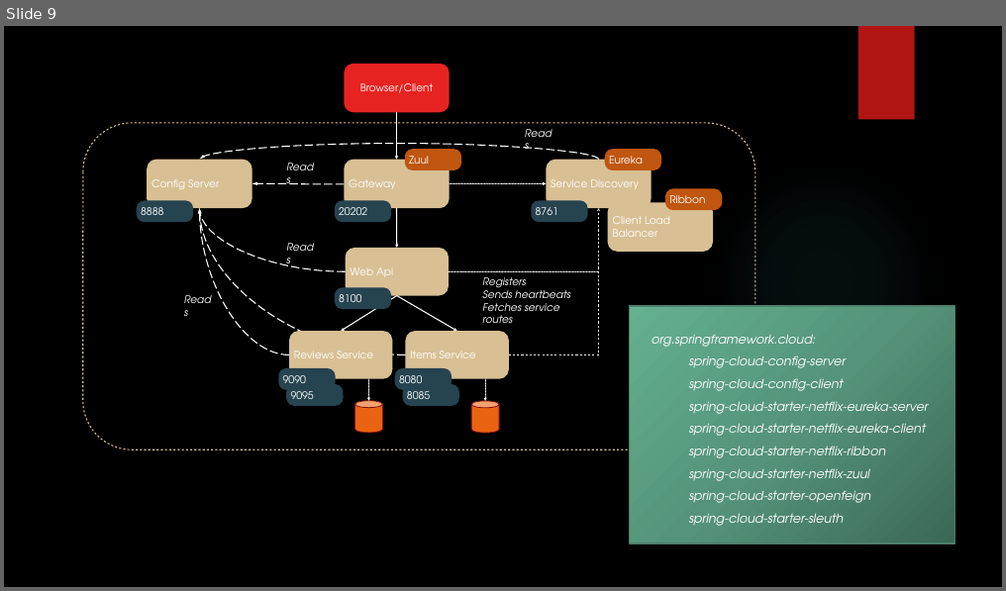
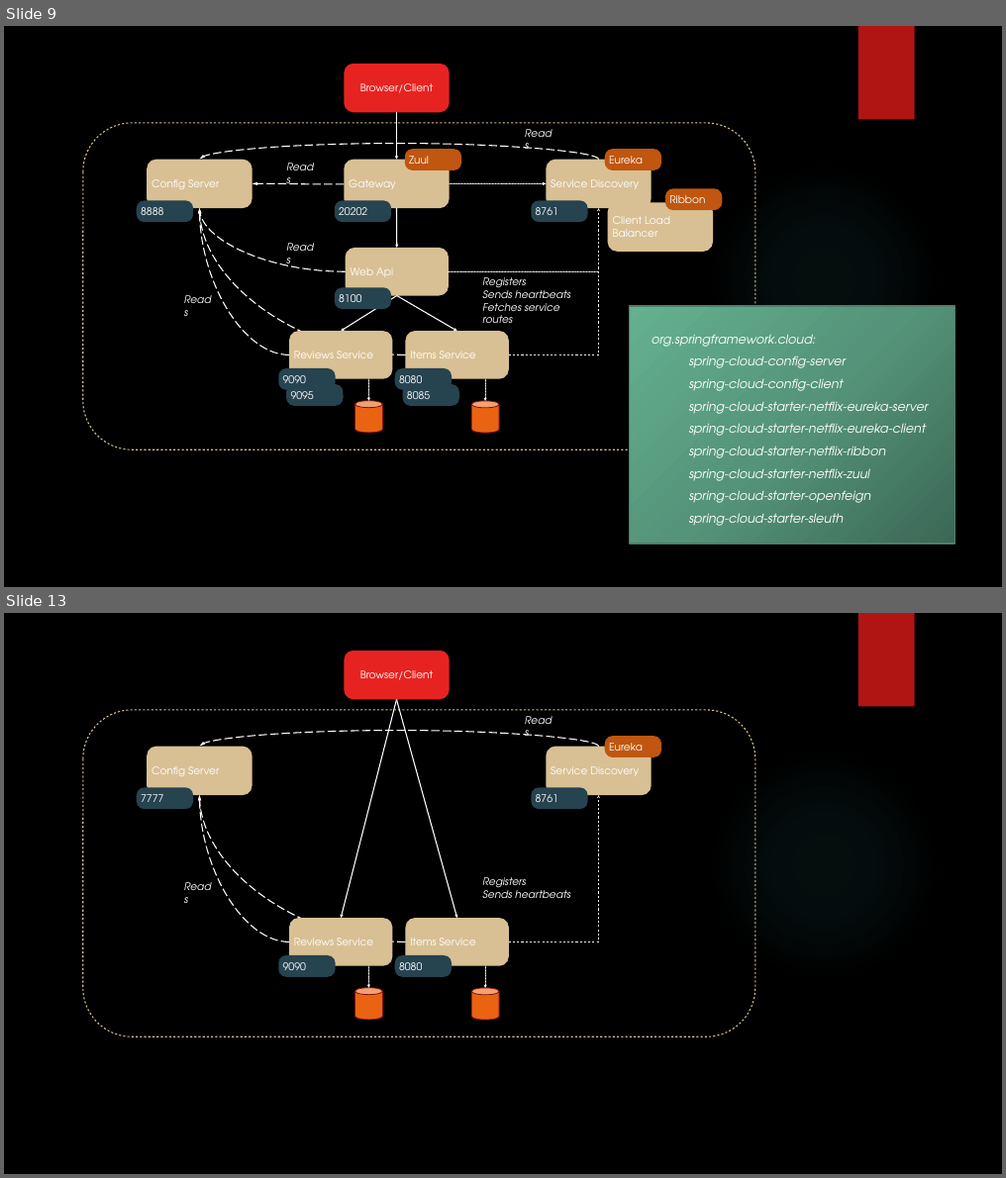
Before and after one commit to kenalexandersson/microservicestutorial, a slide deck: micro.pptx. Shown one above the other, each under a label of ours: slide 9 before the commit, slides 9 and 13 after it; the slides between them are not shown. The pictures are 1006x591 and 1006x1178 pixels, drawn with LibreOffice and Linux fonts; fonts in the diff are those of the drawing; background and template pictures are left out. Boxes give left, top, right and bottom in pixels: in the first picture for what was removed or moved away, otherwise in the second. Text is boxed around its words. In the diff, an @@ line names an element or a change of style, - is before the commit and + after.

```diff
--- a/micro.pptx
+++ b/micro.pptx
@@ slide 13 added at bbox=[4, 613, 1002, 1174], background picture (left out); not listed: 2 template elements that a slide beside it also shows @@
@@ rounded rectangle added at bbox=[344, 651, 449, 699], fill #E72321, 20 pt, text #FFFFFF @@
+Browser/Client
@@ arrow added from (396, 699) to (341, 918), #FFFFFF 2 pt @@
@@ arrow added from (396, 699) to (457, 918), #FFFFFF 2 pt @@
@@ rounded rectangle added at bbox=[83, 710, 755, 1037], outline #D8C094 2 pt @@
@@ curved arrow added from (599, 747) to (200, 746), #FFFFFF 2 pt dashed @@
@@ text added at bbox=[523, 718, 556, 734], 20 pt, text #FFFFFF, italic @@
+Reads
@@ rounded rectangle added at bbox=[147, 747, 252, 795], fill #D8C094, 20 pt, text #FFFFFF @@
+Config Server
@@ rounded rectangle added at bbox=[546, 747, 650, 795], fill #D8C094, 20 pt, text #FFFFFF @@
+Service Discovery
@@ rounded rectangle added at bbox=[605, 736, 661, 758], fill #C0560F, 20 pt, text #FFFFFF @@
+Eureka
@@ rounded rectangle added at bbox=[137, 787, 193, 809], fill #264350, 20 pt, text #FFFFFF @@
+7777
@@ rounded rectangle added at bbox=[531, 787, 588, 809], fill #264350, 20 pt, text #FFFFFF @@
+8761
@@ curved arrow added from (406, 942) to (199, 795), #FFFFFF 2 pt dashed @@
@@ curved arrow added from (289, 942) to (199, 795), #FFFFFF 2 pt dashed @@
@@ elbow arrow added from (509, 942) to (599, 795), #FFFFFF 2 pt @@
@@ text added at bbox=[482, 877, 570, 898], 20 pt, text #FFFFFF, italic @@
+Registers
+Sends heartbeats
@@ text added at bbox=[182, 884, 216, 901], 20 pt, text #FFFFFF, italic @@
+Reads
@@ rounded rectangle added at bbox=[289, 918, 392, 966], fill #D8C094, 20 pt, text #FFFFFF @@
+Reviews Service
@@ rounded rectangle added at bbox=[406, 918, 509, 966], fill #D8C094, 20 pt, text #FFFFFF @@
+Items Service
@@ rounded rectangle added at bbox=[278, 956, 335, 977], fill #264350, 20 pt, text #FFFFFF @@
+9090
@@ arrow added from (369, 966) to (369, 988), #FFFFFF 0.75 pt dashed @@
@@ rounded rectangle added at bbox=[395, 956, 451, 977], fill #264350, 20 pt, text #FFFFFF @@
+8080
@@ arrow added from (485, 966) to (485, 988), #FFFFFF 0.75 pt dashed @@
@@ cylinder added at bbox=[355, 988, 382, 1020], fill #EA6312, outline #82100E 1.5 pt @@
@@ cylinder added at bbox=[471, 988, 499, 1020], fill #EA6312, outline #82100E 1.5 pt @@
```
Also in this commit, not shown: 2 slides changed, 6 other slides added.
